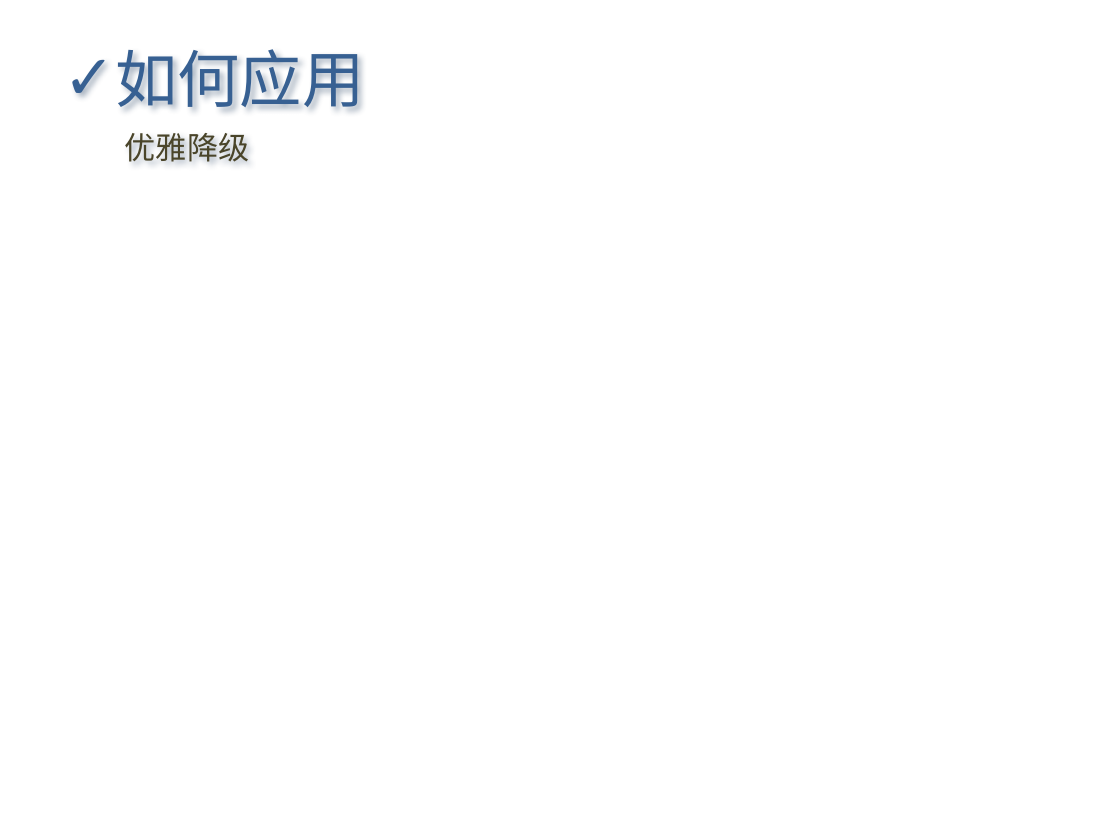
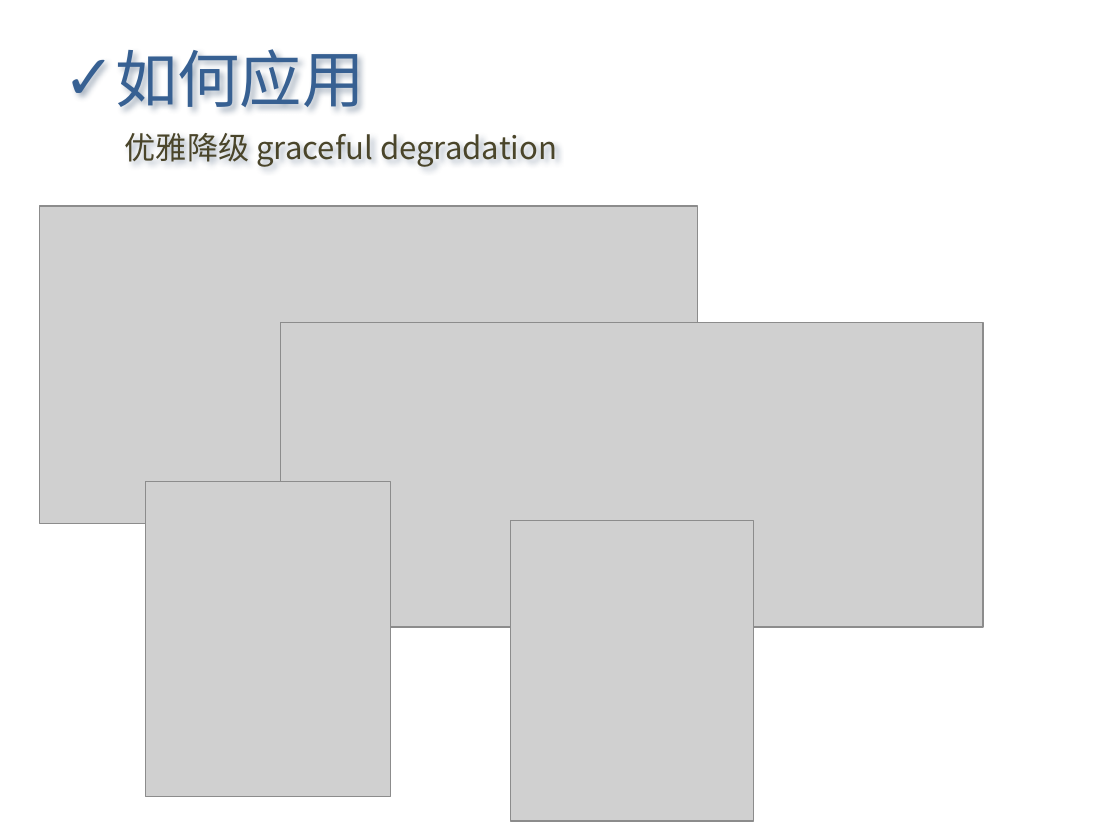
Before and after one commit to Letractively/feng33, a slide deck: slide 15 of ppt/css3知多少2011-06-23.pptx (slide 13 before the commit). Drawn at 1120x840 pixels with LibreOffice and Linux fonts; fonts in the diff are those of the drawing; grey boxes stand for pictures. Boxes give left, top, right and bottom in pixels: in the first picture for what was removed or moved away, otherwise in the second. Text is boxed around its words. In the diff, an @@ line names an element or a change of style, - is before the commit and + after.

```diff
--- a/ppt/css3知多少2011-06-23.pptx
+++ b/ppt/css3知多少2011-06-23.pptx
@@ text at (125, 133, 557, 167): text changed @@
-优雅降级
+优雅降级 graceful degradation
@@ picture added at (39, 206, 697, 523) @@
@@ picture added at (281, 323, 983, 627) @@
@@ picture added at (146, 482, 391, 796) @@
@@ picture added at (511, 520, 754, 821) @@
```
Also in this commit, not shown: 7 other slides changed, 2 slides added, 1 slide removed.
